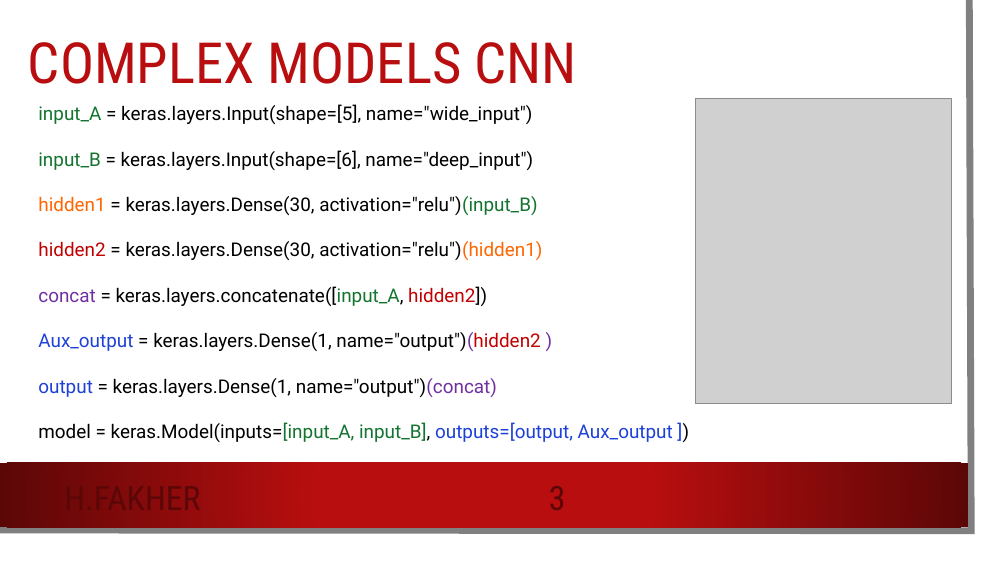
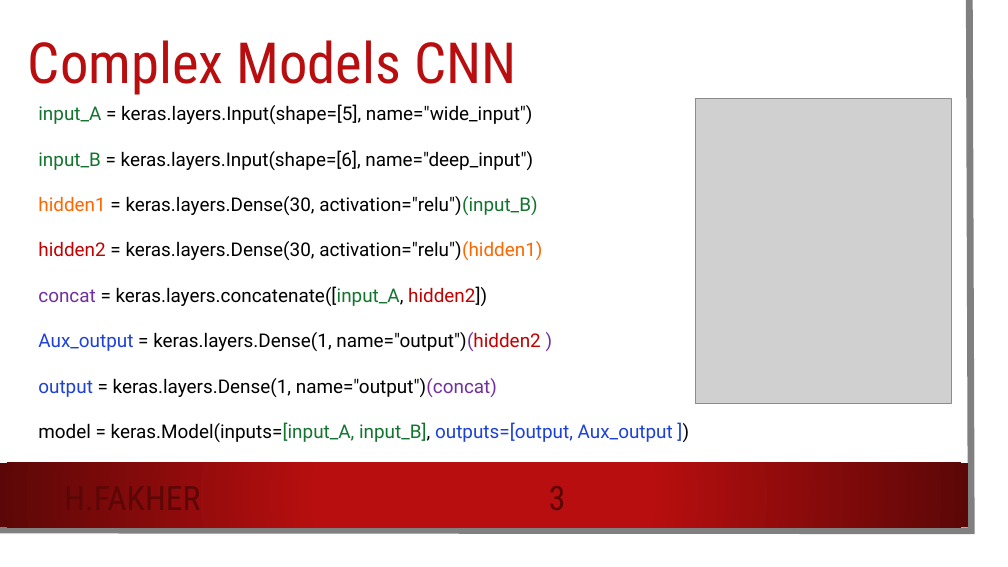
Before and after one commit to HossamFakher1/AI-Sessions, a slide deck: slide 3 of Session4/Session4.pptx. Drawn at 1008x567 pixels with LibreOffice and Linux fonts; fonts in the diff are those of the drawing; grey boxes stand for pictures; background and template pictures are left out. Boxes give left, top, right and bottom in pixels: in the first picture for what was removed or moved away, otherwise in the second. Text is boxed around its words. In the diff, an @@ line names an element or a change of style, - is before the commit and + after.

```diff
--- a/Session4/Session4.pptx
+++ b/Session4/Session4.pptx
@@ title at (28, 40, 516, 95): text changed @@
-COMPLEX MODELS CNN
+Complex Models CNN
```
Also in this commit, not shown: 5 other slides changed, 2 slides removed.
